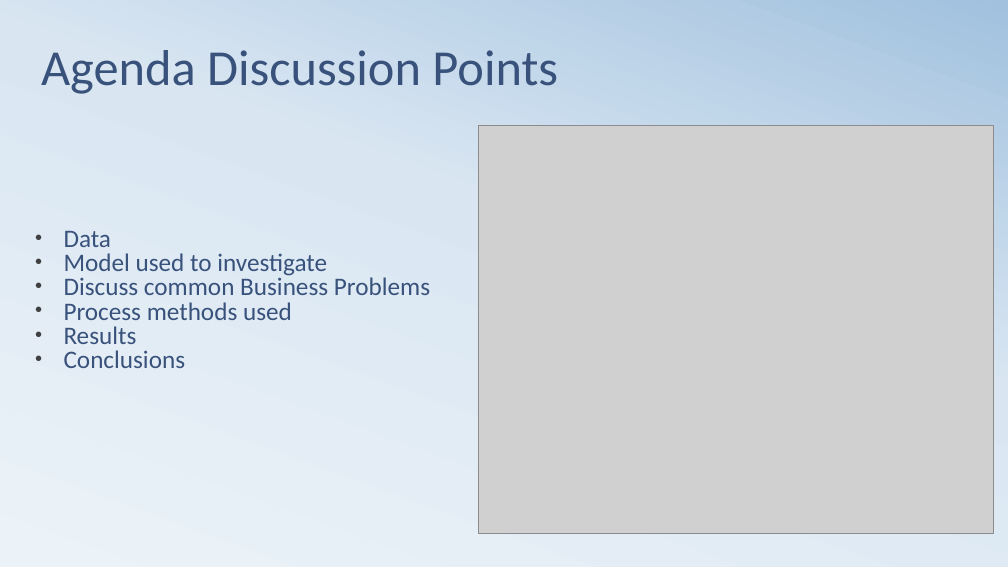
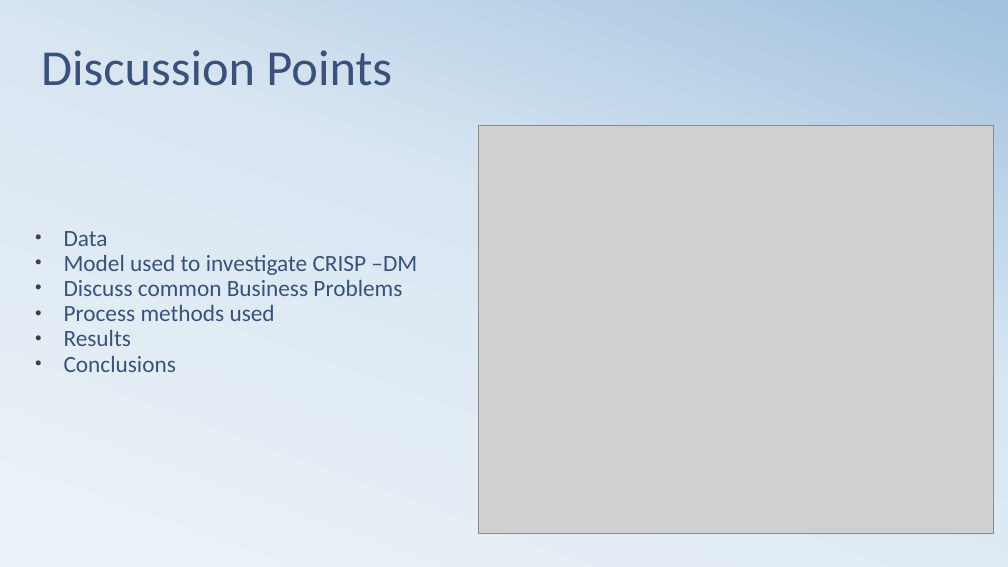
Before and after one commit to githosted/CAPSTONE, a slide deck: slide 4 of Capstone.pptx (slide 3 before the commit). Drawn at 1008x567 pixels with LibreOffice and Linux fonts; fonts in the diff are those of the drawing; grey boxes stand for pictures. Boxes give left, top, right and bottom in pixels: in the first picture for what was removed or moved away, otherwise in the second. Text is boxed around its words. In the diff, an @@ line names an element or a change of style, - is before the commit and + after.

```diff
--- a/Capstone.pptx
+++ b/Capstone.pptx
@@ title at (x1=41, y1=50, x2=392, y2=86): text changed @@
-Agenda Discussion Points
+Discussion Points
@@ text at (x1=64, y1=231, x2=402, y2=372): size 24 to 22.2 pt in "Data", "Discuss common Business Problems", "Process methods used", "Results" and 1 more places; line spacing 0.8 to 0.9 @@
@@ text at (x1=64, y1=255, x2=417, y2=275): text changed; size 24 to 22.2 pt @@
-• Model used to investigate
+• Model used to investigate CRISP –DM
```
Also in this commit, not shown: 5 other slides changed, 2 slides added, 4 slides removed, 5 other files.
